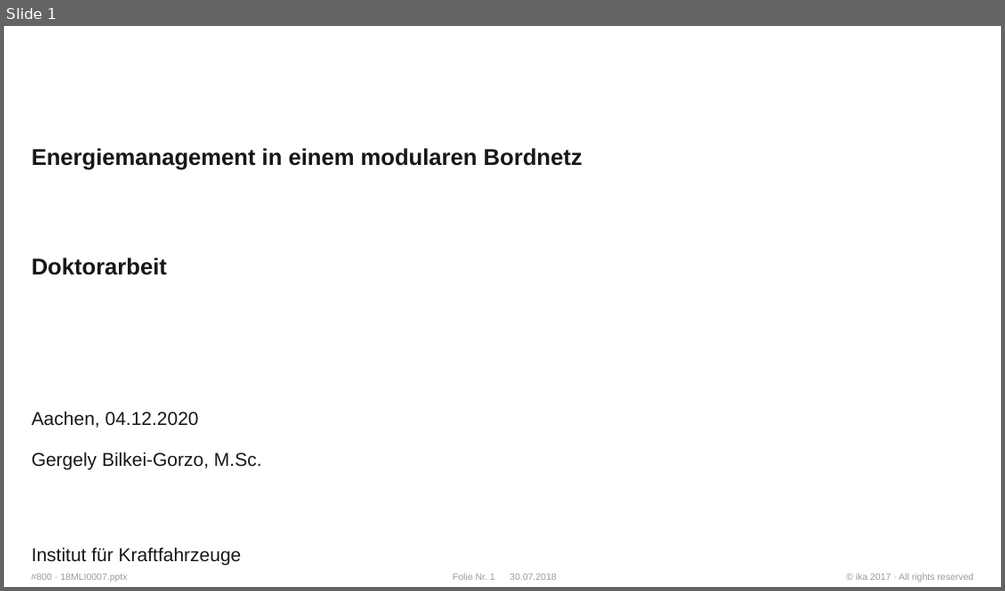
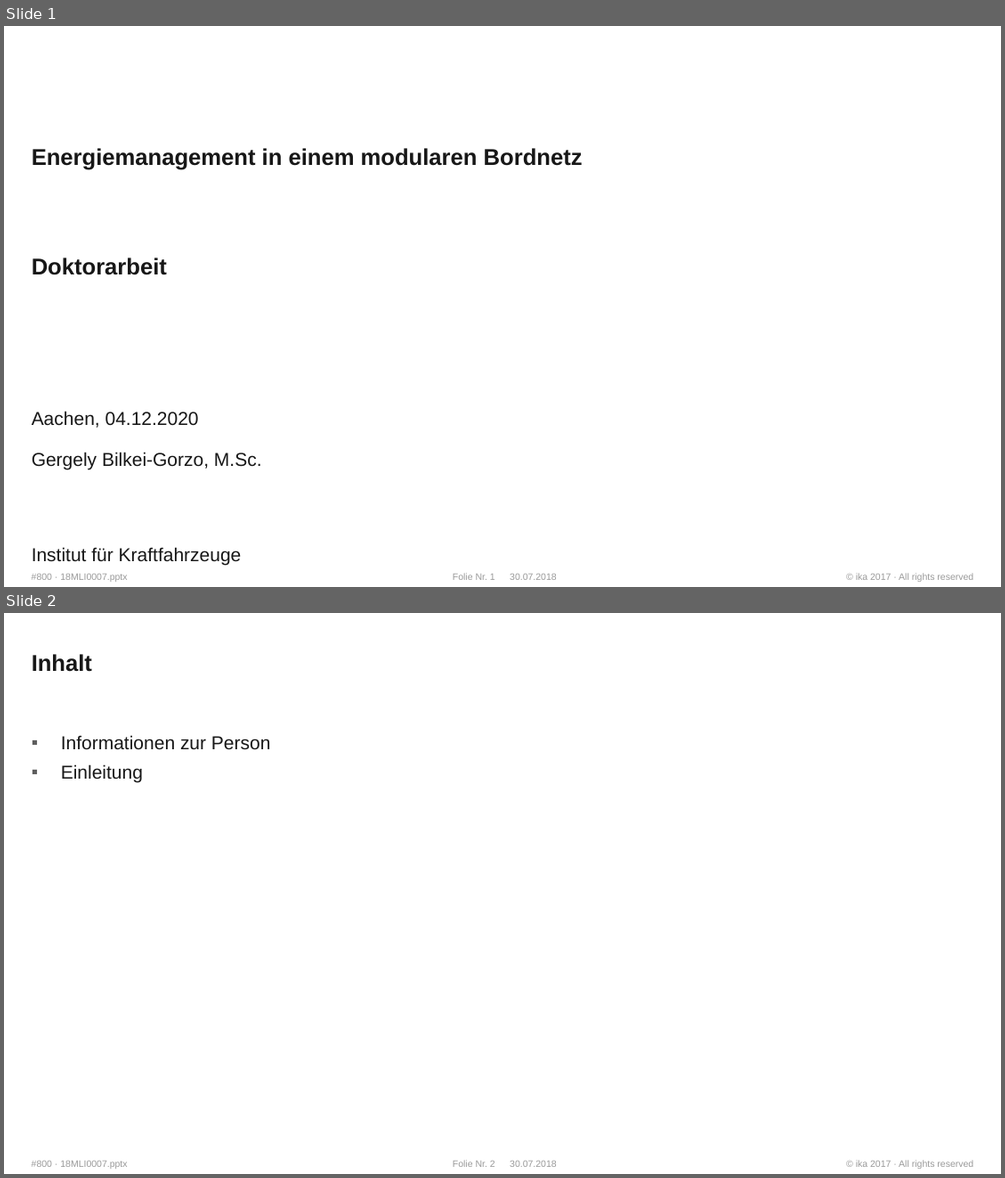
Before and after one commit to WhR4Ven/Diss_Dokument, a slide deck: Themenstellung.pptx. Shown one above the other, each under a label of ours: slide 1 before the commit, slides 1 and 2 after it. The pictures are 1005x591 and 1005x1178 pixels, drawn with LibreOffice and Linux fonts; fonts in the diff are those of the drawing; background and template pictures are left out. Boxes give left, top, right and bottom in pixels: in the first picture for what was removed or moved away, otherwise in the second. Text is boxed around its words. In the diff, an @@ line names an element or a change of style, - is before the commit and + after.

```diff
--- a/Themenstellung.pptx
+++ b/Themenstellung.pptx
@@ slide 2 added at <box>4,613,1001,1174</box>, background #FFFFFF; not listed: 4 template elements that a slide beside it also shows @@
@@ title added at <box>32,654,92,672</box>, 22 pt, text #171717, bold @@
+Inhalt
@@ text added at <box>61,735,271,782</box>, 18 pt, text #171717 @@
+▪ Informationen zur Person
+▪ Einleitung
```
Also in this commit, not shown: 4 slides changed, 3 other slides added.
